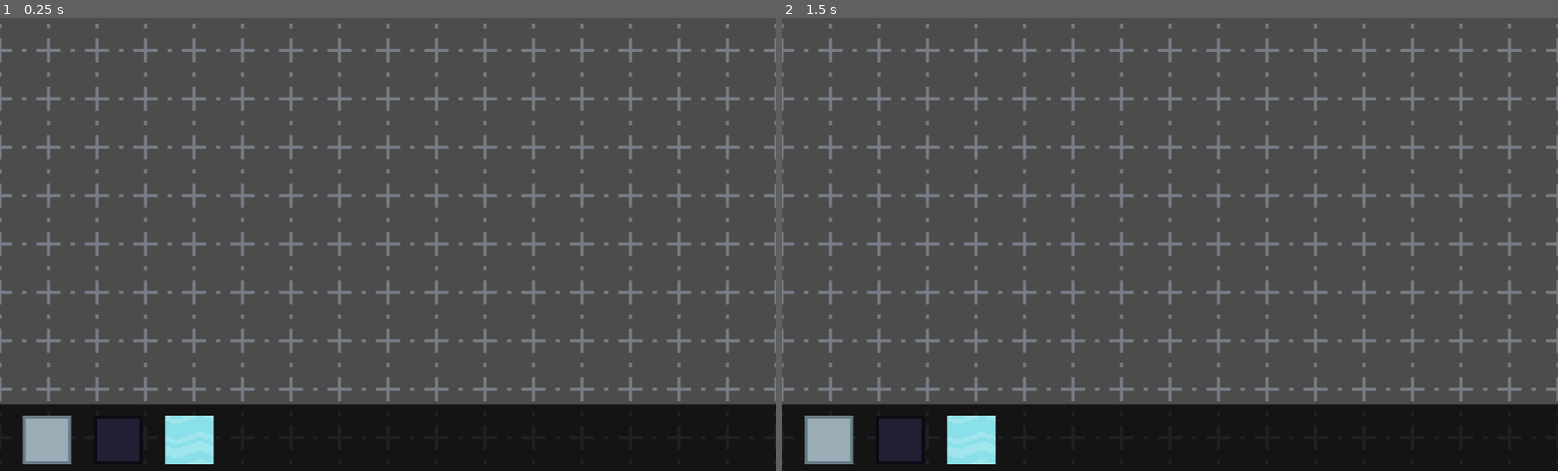
Above: before the commit, frames 1-2 (left to right).
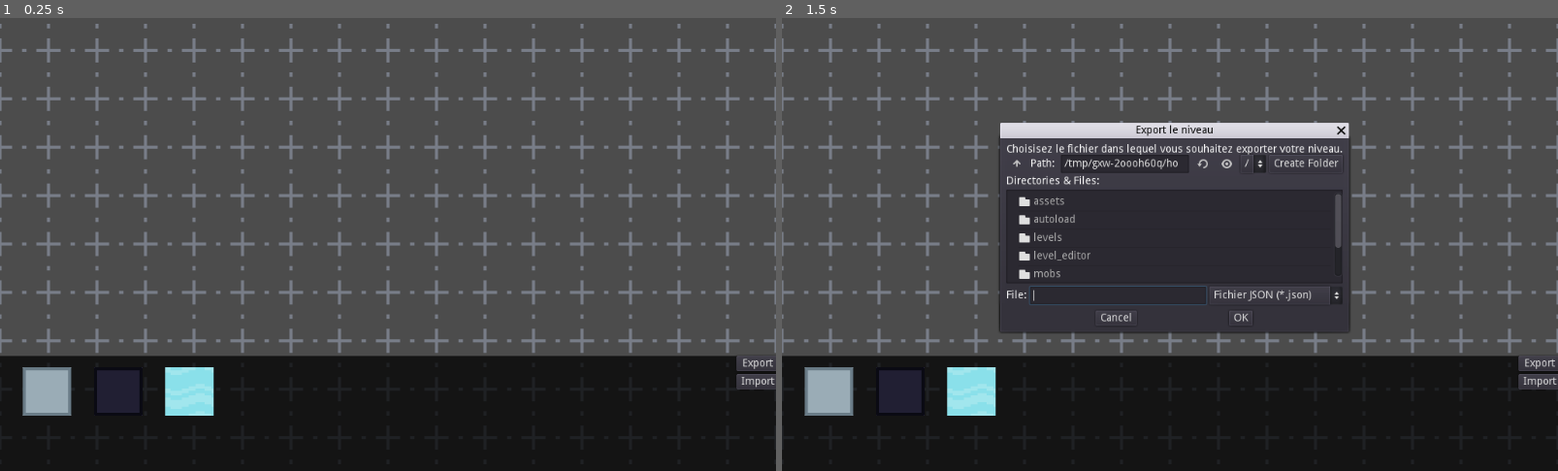
Above: after the commit, the same moments.

Repository: Greaby/godot-chips-challenge
Game: Godot game, scene res://level_editor/level_editor.tscn
Same seed, same stepped clock (60 frames per second), same inputs: the game is played once before the commit and once after it. This scene is started directly instead of the project's main scene.
Inputs (mouse positions are in pixels of both pictures, inside the frame that each line leads up to):
- Up to frame 1 (0.25 s): no input
- Up to frame 2 (1.5 s): click (1542, 362) at 0.5 s, where only the run after the commit has a clickable "Export"; click (1542, 380) at 1.25 s, where only the run after the commit has a clickable "Import"

The runs differ from the first frame. In frame 1, 13% of the frame differs, in the area x 0-100%, y 74-99%; in frame 2, 29%, in the area x 0-100%, y 23-99%.

Commit message:
add importing and exporting levels

Diff:
--- a/level_editor/level_editor.gd
+++ b/level_editor/level_editor.gd
@@ -12,6 +12,8 @@
 
 onready var camera := $Camera2D
 onready var tilemap := $TileMap
+onready var export_file_dialog := $UI/Control/ExportFileDialog
+onready var import_file_dialog := $UI/Control/ImportFileDialog
 
 onready var tile_list := $UI/Control/MarginContainer/TileList
 
@@ -80,3 +82,56 @@
 
 	selected_tile = tile_item.tile_id
 	tile_item.select()
+
+
+
+func _on_ExportButton_pressed() -> void:
+	export_file_dialog.popup()
+
+func _on_ImportButton_pressed() -> void:
+	import_file_dialog.popup()
+
+
+func _on_FileDialog_file_selected(path: String) -> void:
+	var file = File.new()
+	var error = file.open(path, File.WRITE)
+
+	if error != OK:
+		print("Error opening file!")
+		return
+
+	var data = export_level()
+	file.store_string(JSON.print(data))
+	file.close()
+
+func export_level() -> Dictionary:
+	var terrain := tilemap.get("tile_data") as PoolIntArray
+
+	var data = {
+		"version" : 1,
+		"data": {
+			"terrain" : terrain
+		}
+	}
+
+	return data
+
+
+func _on_ImportFileDialog_file_selected(path: String) -> void:
+	var file = File.new()
+	if not file.file_exists(path):
+		print("File doesn't exists")
+		return
+
+	var error = file.open(path, File.READ)
+	if error != OK:
+		print("Error opening the file")
+		return
+
+	var json_level = JSON.parse(file.get_as_text())
+	file.close()
+
+	if json_level.error != OK:
+		print("Error reading level")
+
+	tilemap.set("tile_data", json_level.result.data.terrain)
--- a/level_editor/level_editor.tscn
+++ b/level_editor/level_editor.tscn
@@ -25,18 +25,18 @@
 [node name="UI" type="CanvasLayer" parent="."]
 
 [node name="Control" type="Control" parent="UI"]
-margin_top = 512.0
-margin_right = 1024.0
-margin_bottom = 608.0
+anchor_right = 1.0
+anchor_bottom = 1.0
+margin_top = 448.0
 
 [node name="ColorRect" type="ColorRect" parent="UI/Control"]
-margin_right = 1024.0
-margin_bottom = 96.0
+anchor_right = 1.0
+anchor_bottom = 1.0
 color = Color( 0, 0, 0, 0.733333 )
 
 [node name="MarginContainer" type="MarginContainer" parent="UI/Control"]
-margin_right = 1024.0
-margin_bottom = 96.0
+anchor_right = 1.0
+anchor_bottom = 1.0
 custom_constants/margin_top = 15
 custom_constants/margin_left = 30
 
@@ -44,5 +44,50 @@
 margin_left = 30.0
 margin_top = 15.0
 margin_right = 1024.0
-margin_bottom = 96.0
+margin_bottom = 152.0
 custom_constants/separation = 30
+
+[node name="ExportFileDialog" type="FileDialog" parent="UI/Control"]
+margin_left = 288.0
+margin_top = 160.0
+margin_right = 736.0
+margin_bottom = 416.0
+popup_exclusive = true
+window_title = "Export le niveau"
+dialog_text = "Choisisez le fichier dans lequel vous souhaitez exporter votre niveau."
+access = 2
+filters = PoolStringArray( "*.json ; Fichier JSON" )
+
+[node name="ImportFileDialog" type="FileDialog" parent="UI/Control"]
+margin_left = 288.0
+margin_top = 160.0
+margin_right = 736.0
+margin_bottom = 416.0
+popup_exclusive = true
+window_title = "Importer un niveau"
+dialog_text = "Choisisez le niveau à importer."
+mode = 0
+access = 2
+filters = PoolStringArray( "*.json ; Fichier JSON" )
+
+[node name="VBoxContainer" type="VBoxContainer" parent="UI/Control"]
+anchor_left = 1.0
+anchor_right = 1.0
+margin_left = -52.0
+margin_bottom = 40.0
+
+[node name="ExportButton" type="Button" parent="UI/Control/VBoxContainer"]
+margin_right = 56.0
+margin_bottom = 20.0
+text = "Export"
+
+[node name="ImportButton" type="Button" parent="UI/Control/VBoxContainer"]
+margin_top = 24.0
+margin_right = 56.0
+margin_bottom = 44.0
+text = "Import"
+
+[connection signal="file_selected" from="UI/Control/ExportFileDialog" to="." method="_on_FileDialog_file_selected"]
+[connection signal="file_selected" from="UI/Control/ImportFileDialog" to="." method="_on_ImportFileDialog_file_selected"]
+[connection signal="pressed" from="UI/Control/VBoxContainer/ExportButton" to="." method="_on_ExportButton_pressed"]
+[connection signal="pressed" from="UI/Control/VBoxContainer/ImportButton" to="." method="_on_ImportButton_pressed"]
